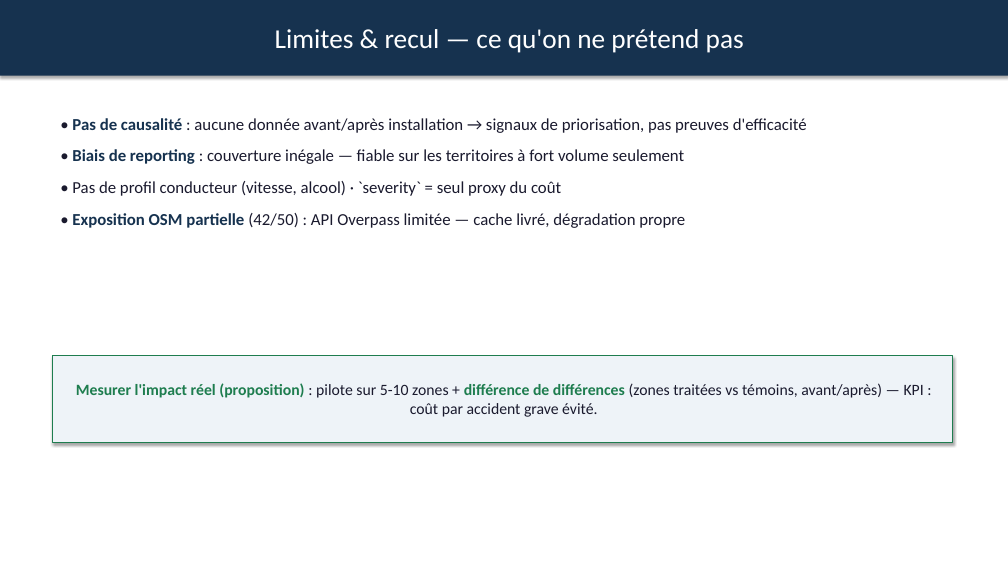
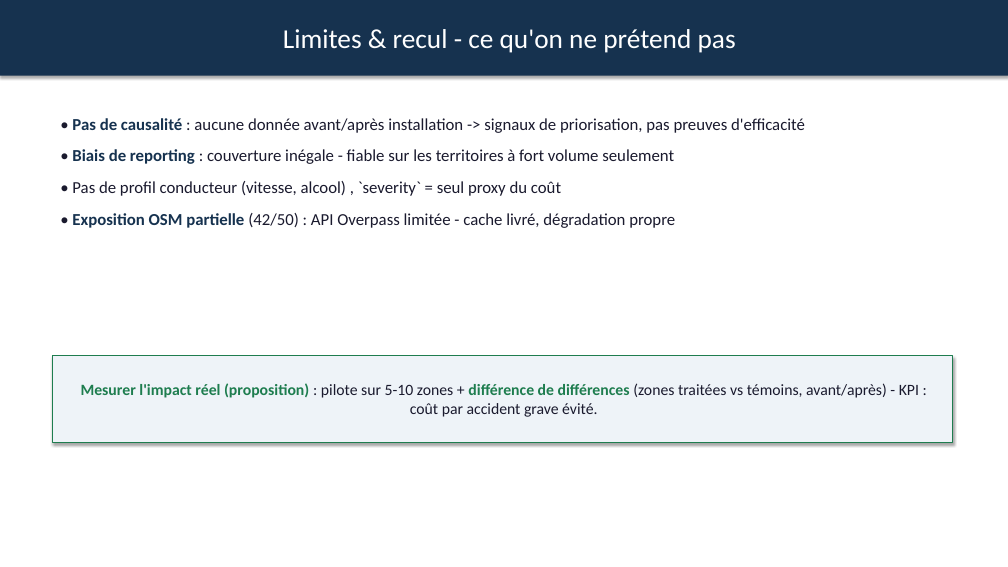
Before and after one commit to SabaMG/xploring, a slide deck: slide 13 of presentation/presentation_finale.pptx. Drawn at 1008x567 pixels with LibreOffice and Linux fonts; fonts in the diff are those of the drawing. Boxes give left, top, right and bottom in pixels: in the first picture for what was removed or moved away, otherwise in the second. Text is boxed around its words. In the diff, an @@ line names an element or a change of style, - is before the commit and + after.

```diff
--- a/presentation/presentation_finale.pptx
+++ b/presentation/presentation_finale.pptx
@@ text in rectangle at bbox=[283, 29, 736, 53]: text changed @@
-Limites & recul — ce qu'on ne prétend pas
+Limites & recul - ce qu'on ne prétend pas
@@ text at bbox=[72, 118, 805, 228]: text changed @@
-• Pas de causalité : aucune donnée avant/après installation → signaux de priorisation, pas preuves d'efficacité
-• Biais de reporting : couverture inégale — fiable sur les territoires à fort volume seulement
-• Pas de profil conducteur (vitesse, alcool) · `severity` = seul proxy du coût
-• Exposition OSM partielle (42/50) : API Overpass limitée — cache livré, dégradation propre
+• Pas de causalité : aucune donnée avant/après installation -> signaux de priorisation, pas preuves d'efficacité
+• Biais de reporting : couverture inégale - fiable sur les territoires à fort volume seulement
+• Pas de profil conducteur (vitesse, alcool) , `severity` = seul proxy du coût
+• Exposition OSM partielle (42/50) : API Overpass limitée - cache livré, dégradation propre
@@ text in rectangle at bbox=[81, 383, 919, 417]: text changed @@
-Mesurer l'impact réel (proposition) : pilote sur 5-10 zones + différence de différences (zones traitées vs témoins, avant/après) — KPI : coût par accident grave évité.
+Mesurer l'impact réel (proposition) : pilote sur 5-10 zones + différence de différences (zones traitées vs témoins, avant/après) - KPI : coût par accident grave évité.
```
Also in this commit, not shown: 18 other slides changed, 17 other files.
